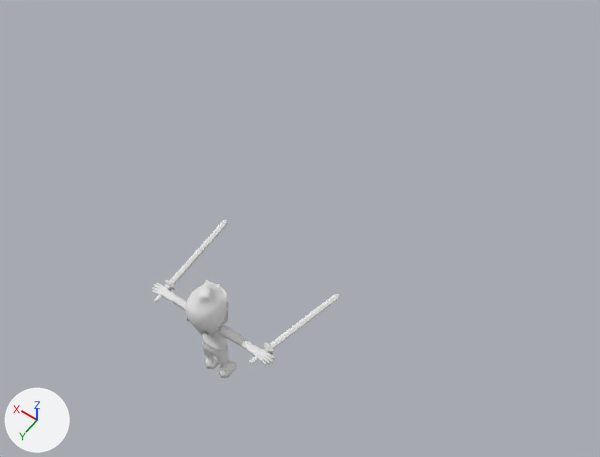
Before and after pictures for a commit that changed the Blender file sources/res/character/Srisuwan/Srisuwan.blend.
One viewpoint serves both versions: a camera (50 mm lens) standing at (-3.9, 3.63, 9.65) and looking at (-0.22, -1.52, 1.54). Every picture has the same lights, and +X, +Y and +Z are marked at lower left.

Script lines for the objects in view, before the commit:
```python
me_cube = bpy.data.meshes.new('Cube')
me_cube.from_pydata(...)  # 474 vertices, 476 faces; spans x -6.1..1.4, y -5.4..2.2, z -5.3..60.8
me_cube.materials.append(mat_material_002)  # its picture is missing
me_cube_001 = bpy.data.meshes.new('Cube.001')
me_cube_001.from_pydata(...)  # 474 vertices, 476 faces; spans x -6.1..1.4, y -5.4..2.2, z -5.3..60.8
me_cube_001.materials.append(mat_material_001)  # its picture is missing
me_sphere = bpy.data.meshes.new('Sphere')
me_sphere.from_pydata(...)  # 881 vertices, 921 faces; spans x -3.15..3.15, y -0.87..0.83, z -5.12..1.22
me_sphere.polygons.foreach_set('use_smooth', [True] * 921)
me_sphere.materials.append(mat_material_003)  # its picture is missing
ob_cube = bpy.data.objects.new('Cube', me_cube)
ob_cube.location = (-0.68, 0.03, 1.08)
ob_cube.rotation_euler = (1.44, 1.363, -0.361)  # degrees (83, 78, -21)
ob_cube.scale = (0.0212, 0.0212, 0.0212)
ob_cube_001 = bpy.data.objects.new('Cube.001', me_cube_001)
ob_cube_001.location = (0.72, 0.05, 1.17)
ob_cube_001.rotation_euler = (-0.7, -1.365, 2.25)  # degrees (-40, -78, 129)
ob_cube_001.scale = (0.0212, 0.0212, 0.0212)
ob_sphere = bpy.data.objects.new('Sphere', me_sphere)
ob_sphere.location = (0.0, 0.02, 1.5)
ob_sphere.scale = (0.292, 0.292, 0.292)
```
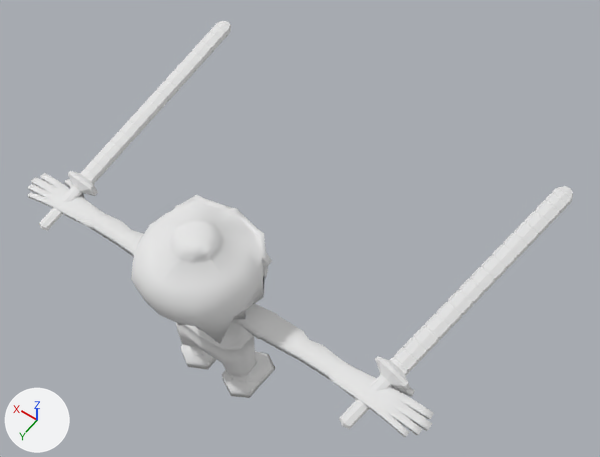
Changed parts and their boxes (x1, y1, x2, y2) in the pictures (600 x 457 px):
'Sphere', moved, rescaled (229% wider, 168% taller)
    before: (152, 280, 275, 378)
    after: (27, 173, 434, 437)
'Cube', moved, turned, rescaled
    before: (249, 294, 339, 364)
    after: (339, 186, 573, 429)
'Cube.001', moved, turned, rescaled
    before: (154, 220, 228, 303)
    after: (39, 21, 231, 231)

The change, as a diff of the scene's bpy script:
```diff
--- a/sources/res/character/Srisuwan/Srisuwan.blend.py
+++ b/sources/res/character/Srisuwan/Srisuwan.blend.py
@@ ob_sphere @@
 ob_sphere = bpy.data.objects.new('Sphere', me_sphere)
-ob_sphere.location = (0.0, 0.02, 1.5)
-ob_sphere.scale = (0.292, 0.292, 0.292)
+ob_sphere.location = (0.0, 0.04, 2.36)
+ob_sphere.scale = (0.912, 0.795, 0.47)
@@ ob_cube @@
 ob_cube = bpy.data.objects.new('Cube', me_cube)
-ob_cube.location = (-0.68, 0.03, 1.08)
-ob_cube.rotation_euler = (1.44, 1.363, -0.361)  # degrees (83, 78, -21)
-ob_cube.scale = (0.0212, 0.0212, 0.0212)
+ob_cube.location = (-2.06, 0.07, 1.68)
+ob_cube.rotation_euler = (0.829, 1.214, -0.903)  # degrees (47, 70, -52)
+ob_cube.scale = (0.0347, 0.0624, 0.056)
@@ ob_cube_001 @@
 ob_cube_001 = bpy.data.objects.new('Cube.001', me_cube_001)
-ob_cube_001.location = (0.72, 0.05, 1.17)
-ob_cube_001.rotation_euler = (-0.7, -1.365, 2.25)  # degrees (-40, -78, 129)
-ob_cube_001.scale = (0.0212, 0.0212, 0.0212)
+ob_cube_001.location = (2.15, 0.13, 1.81)
+ob_cube_001.rotation_euler = (-0.38, -1.284, 1.909)  # degrees (-22, -74, 109)
+ob_cube_001.scale = (0.0343, 0.0634, 0.0551)
```
